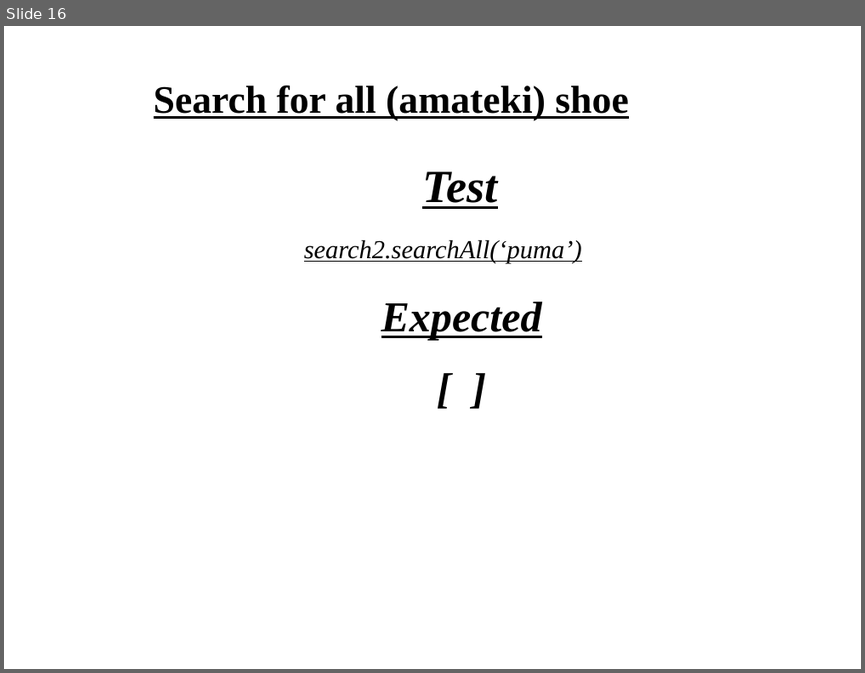
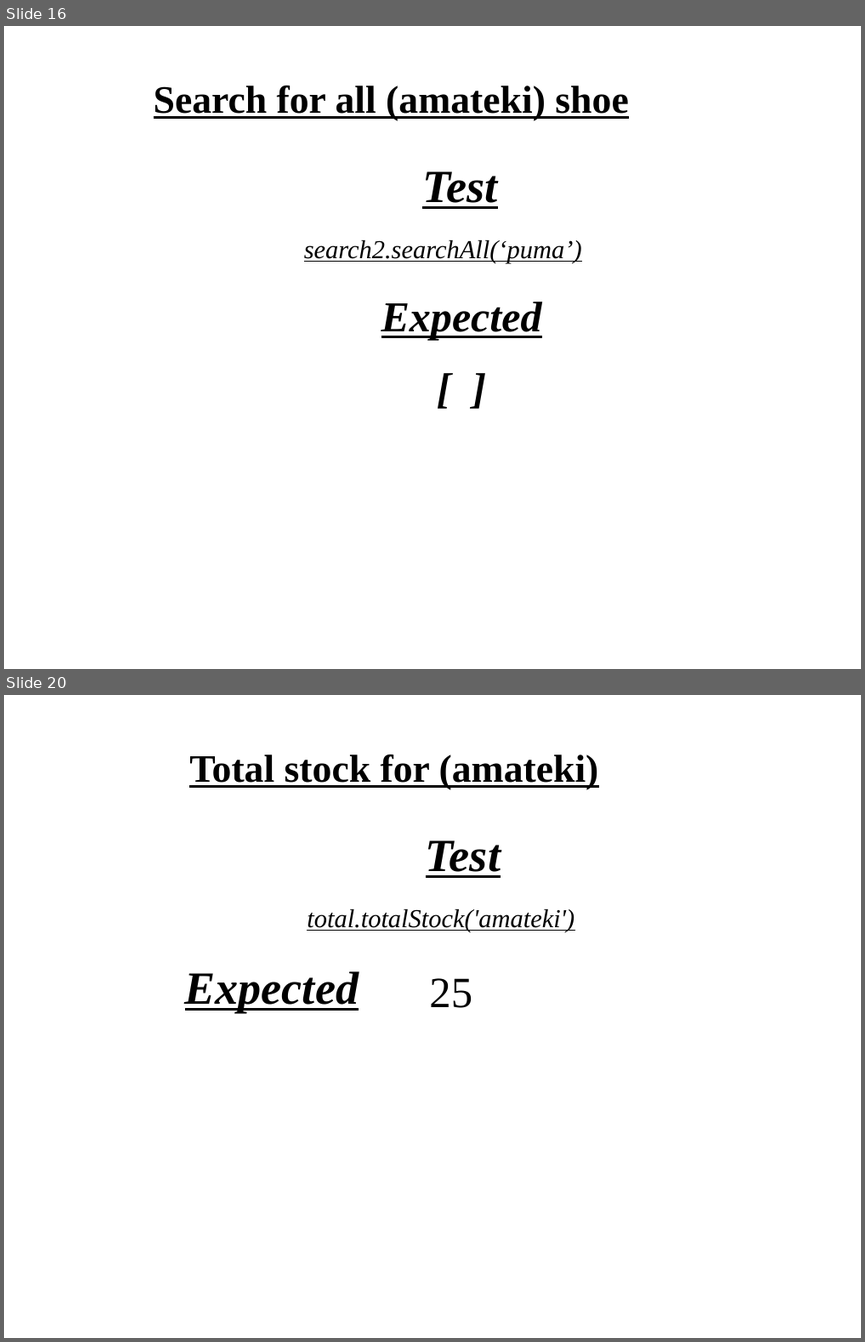
Before and after one commit to TaSiya/shoe, a slide deck: project presentation.odp. Shown one above the other, each under a label of ours: slide 16 before the commit, slides 16 and 20 after it; the slides between them are not shown. The pictures are 865x673 and 865x1342 pixels, drawn with LibreOffice and Linux fonts; fonts in the diff are those of the drawing; background and template pictures are left out. Boxes give left, top, right and bottom in pixels: in the first picture for what was removed or moved away, otherwise in the second. Text is boxed around its words. In the diff, an @@ line names an element or a change of style, - is before the commit and + after.

```diff
--- a/project presentation.odp
+++ b/project presentation.odp
@@ slide 20 added at bbox=[4, 695, 861, 1338], background picture (left out) @@
@@ title added at bbox=[189, 754, 599, 790], 36 pt, text #000000, bold, underline @@
+Total stock for (amateki)
@@ text added at bbox=[307, 840, 574, 932], 24 pt, text #000000, italic, underline @@
+Test
+total.totalStock('amateki')
@@ text added at bbox=[185, 971, 358, 1013], 42.7 pt, text #000000, bold, italic, underline @@
+Expected
@@ text added at bbox=[429, 978, 472, 1008], 40 pt, text #000000 @@
+25
```
Also in this commit, not shown: 2 slides changed, 14 other slides added, 3 other files.
